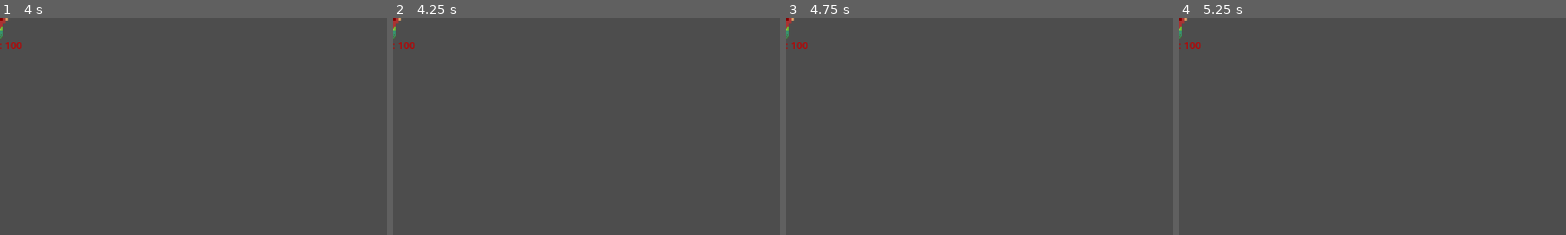
Above: before the commit, frames 1-4 (left to right).
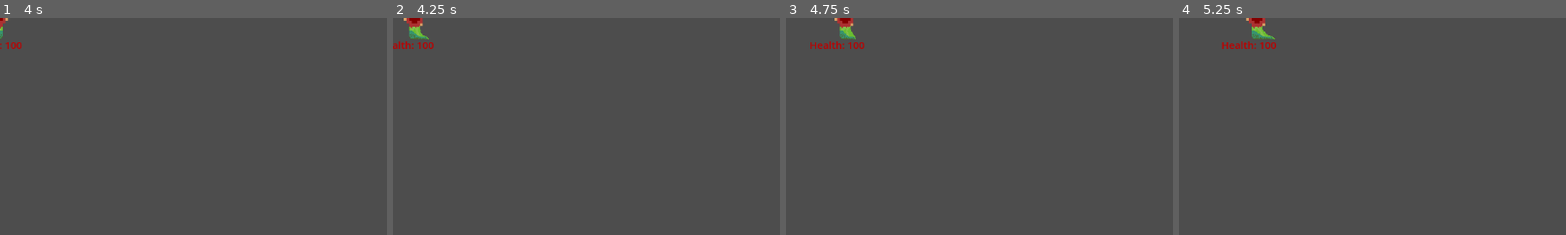
Above: after the commit, the same moments.

Repository: beml201/dungeon_game1
Game: Godot game, scene res://scenes/mob_slug.tscn
Same seed, same stepped clock (60 frames per second), same inputs: the game is played once before the commit and once after it. This scene is started directly instead of the project's main scene. The engine's default icon, where the game draws it, is replaced by a stand-in: a white triangle on a blue panel in a dark square.
Inputs (mouse positions are % of the whole screen's width and height, from its top left):
- Up to frame 1 (4 s): tap Enter at 0.5, 2, 3.5 s; move the mouse to (72, 45) at 0.52 s; hold D (right) 0.53-1.28 s; click (72, 45) at 0.6 s; tap Space at 1.25, 2.75 s; move the mouse to (30, 55) at 1.27 s; hold S (down) 1.28-2.03 s; click (30, 55) at 1.35 s; move the mouse to (60, 28) at 2.02 s; hold D (right) 2.03-2.78 s; click (60, 28) at 2.1 s; move the mouse to (45, 70) at 2.77 s; hold W (up) 2.78-3.53 s; click (45, 70) at 2.85 s; move the mouse to (80, 65) at 3.52 s; hold A (left) from 3.53 s (still down); click (80, 65) at 3.6 s
- Up to frame 2 (4.25 s): keep holding A (left)
- Up to frame 3 (4.75 s): keep holding A (left); move the mouse to (20, 35) at 4.27 s; click (20, 35) at 4.35 s
- Up to frame 4 (5.25 s): move the mouse to (55, 50) at 5.02 s; release A (left) at 5.03 s; hold S (down) from 5.03 s (still down); click (55, 50) at 5.1 s
The pictures show only the part of the screen within x 0-50%, y 0-50%; the shares and areas given below are measured in that part.

Frame 1 is identical in both runs. In frame 2, 0.7% of the frame differs, in the area x 0-11%, y 0-15%; in frame 3, 0.8%; in frame 4, 0.8%, in the area x 0-26%, y 0-15%.

Commit message:
Added slug idle and comments

Diff:
--- a/scenes/mob_slug.tscn
+++ b/scenes/mob_slug.tscn
@@ -96,6 +96,9 @@
 
 [node name="attack_cooldown" type="Timer" parent="."]
 
+[node name="idle" type="Timer" parent="."]
+autostart = true
+
 [node name="HealthLabel" type="Label" parent="."]
 offset_left = -49.0
 offset_top = 29.0
@@ -111,6 +114,8 @@
 
 [connection signal="body_entered" from="view" to="." method="_on_view_body_entered"]
 [connection signal="body_exited" from="view" to="." method="_on_view_body_exited"]
+[connection signal="area_entered" from="enemy_hitbox" to="." method="_on_enemy_hitbox_area_entered"]
 [connection signal="body_entered" from="enemy_hitbox" to="." method="_on_enemy_hitbox_body_entered"]
 [connection signal="body_exited" from="enemy_hitbox" to="." method="_on_enemy_hitbox_body_exited"]
 [connection signal="timeout" from="attack_cooldown" to="." method="_on_attack_cooldown_timeout"]
+[connection signal="timeout" from="idle" to="." method="_on_idle_timeout"]
--- a/scripts/mob_slug.gd
+++ b/scripts/mob_slug.gd
@@ -1,61 +1,93 @@
 extends CharacterBody2D
-
 
 # MetaData
 var speed = 100 +randi()%20
 var health := 100
 var strength := 1
 var attack_speed := 1.0
-const Projectile = preload("res://scenes/phantom_projectile.tscn")
-
+const projectile = preload("res://scenes/phantom_projectile.tscn")
+# Finite state machine to track current state
+enum {
+	IDLE,
+	NEW_DIR,
+	WALK,
+	ATTACK
+}
 # Other variables
+#var player_chase = false
 var player = null
-var player_chase = false
 var is_attacking = false
-var in_range = false
+var check_for_damage = false
 var player_attack_cooldown
 var mob_direction = "left"
+var current_state = IDLE
+var dir = Vector2.LEFT
 #var player_current_attack = false
 
 func _ready():
+	randomize()
 	Global.connect("player_attack", _take_damage)
 
 func _physics_process(delta):
+	match current_state:
+		IDLE: # Do Nothing
+			pass
+		NEW_DIR: # Pick a new direction to walk
+			dir = choose([Vector2.LEFT, Vector2.RIGHT, Vector2.UP, Vector2.DOWN])
+		WALK: # Idle walk
+			walk()
+		ATTACK: # Attack Player
+			attack()
 
-	attack()
-	if player_chase:
-		if not is_attacking:
-			$AnimationPlayer.play("move")
-		velocity = player.global_position - global_position
-		$Sprite2D.flip_h = sign(velocity[0])==-1
-		move_and_slide()
-		if velocity[0]>0:
-			mob_direction = "right"
-		elif velocity[0]<0:
-			mob_direction = "left"
+	#deal_with_damage()
 
-func _take_damage(damage):
-	if in_range and Global.player_direction!=mob_direction:
-		health -= damage
-		$HealthLabel.text = "Health: "+str(max(0,health))
-		if health<=0:
-			queue_free()
+func walk():
+	velocity = dir * speed
+	move()
+
+func chase():
+	velocity = player.global_position - global_position
+	move()
 
 func attack():
-	if in_range and not is_attacking:
+	if not is_attacking:
 		is_attacking = true
-		$AnimationPlayer.play("shoot")
 		cast()
 		await get_tree().create_timer(attack_speed).timeout
 		is_attacking = false
 
 func cast():
-	var b = Projectile.instantiate()
+	$AnimationPlayer.play("shoot")
+	var b = projectile.instantiate()
 	add_child(b)
 	b.global_position = $mouth.global_position
 	var dir = (player.global_position - global_position).normalized()
 	b.global_rotation = dir.angle() + PI /2.0
 	b.direction = dir
+
+
+func move():
+	$AnimationPlayer.play("move")
+	$Sprite2D.flip_h = sign(velocity[0])==1
+	move_and_slide()
+	if velocity[0]>0:
+		mob_direction = "right"
+	elif velocity[0]<0:
+		mob_direction = "left"
+
+func _take_damage(damage):
+	if check_for_damage:
+		health -= damage
+		$HealthLabel.text = "Health: "+str(max(0,health))
+		check_for_damage = false
+		if health<=0:
+			queue_free()
+
+# Picks random value from array
+func choose(array):
+	array.shuffle()
+	return array.front()
+
 
 func get_input():
 	var input_direction = Input.get_vector("left", "right", "up", "down")
@@ -64,26 +96,48 @@
 func _on_view_body_entered(body):
 	if body.has_method("player"):
 		player = body
-		in_range = true
-		#player_chase = true
+		current_state = ATTACK
+		$idle.paused = true
 #	print("chasing")
 
 func _on_view_body_exited(body):
 	if body.has_method("player"):
 		player = null
-		in_range = false
-		#player_chase = false
+		current_state = IDLE
+		$idle.paused = false
 
 func _on_enemy_hitbox_body_entered(body):
 	if body.has_method("player"):
-		in_range = true
+		pass
+		#current_state = ATTACK
+
 
 func _on_enemy_hitbox_body_exited(body):
 	if body.has_method("player"):
-		in_range = false
+		pass
+		#current_state = CHASE
+
+
+# After 0.15 seconds, choose new state
+func _on_idle_timeout():
+	$idle.wait_time = choose([0.5, 1, 1.5])
+	current_state = choose([IDLE, NEW_DIR, WALK])
+
+
+func _on_enemy_hitbox_area_entered(area):
+	if area.has_method("sword"):
+		check_for_damage = true
+
+func phantom():
+	pass
+
+
+
+
+
 
 func deal_with_damage():
-	if in_range and Global.player_current_attack and Global.player_direction!=mob_direction:
+	if check_for_damage and Global.player_current_attack and Global.player_direction!=mob_direction:
 		#health -= 20
 		player_attack_cooldown = false
 		$attack_cooldown.start()
@@ -92,10 +146,7 @@
 
 func _on_attack_cooldown_timeout() -> void:
 	player_attack_cooldown = true
-	print("phantom health =", health)
+	print("slug health =", health)
 	if health <=0:
 	#get_node("AnimationPlayer").play("die")
 		self.queue_free()
-
-func phantom():
-	pass
